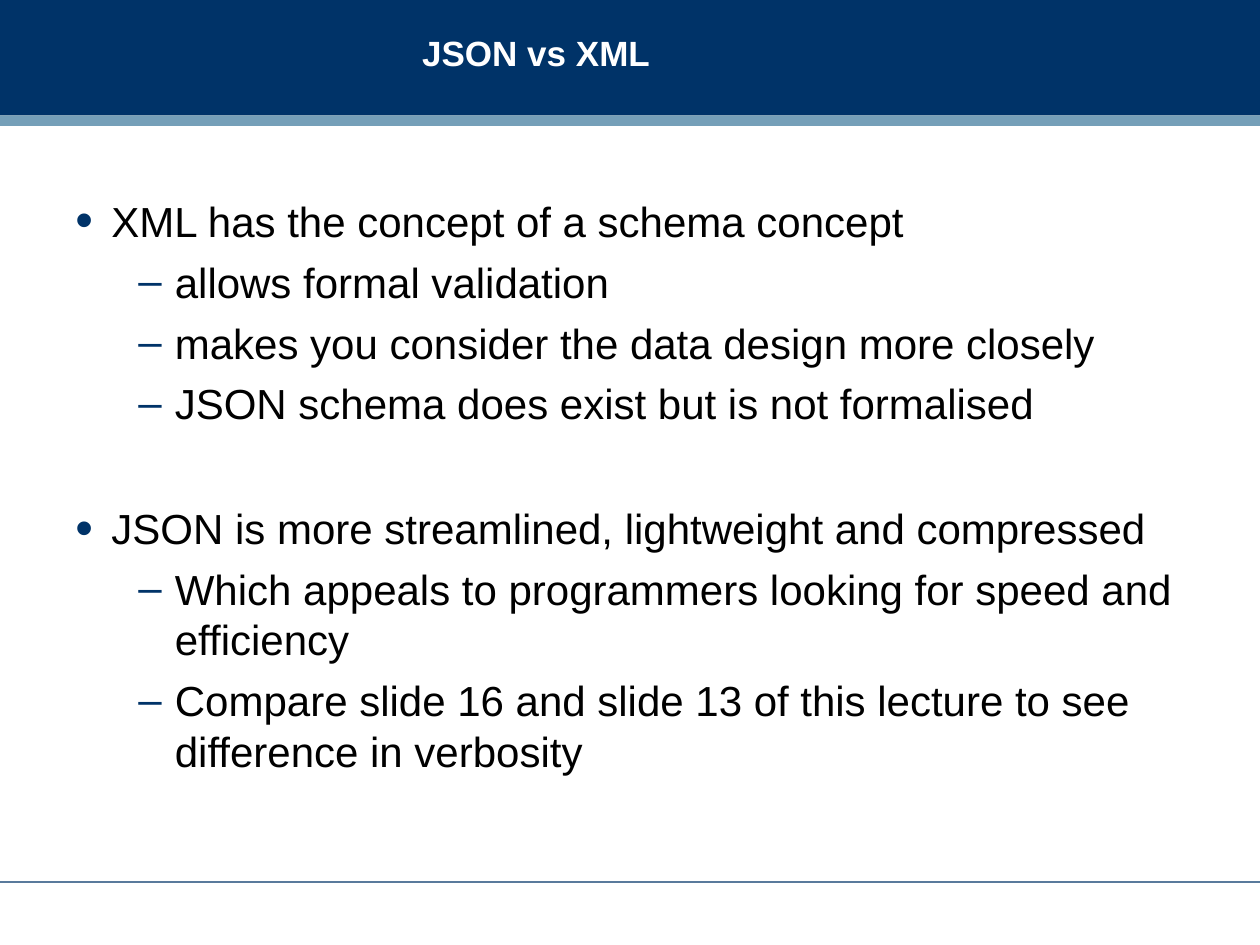
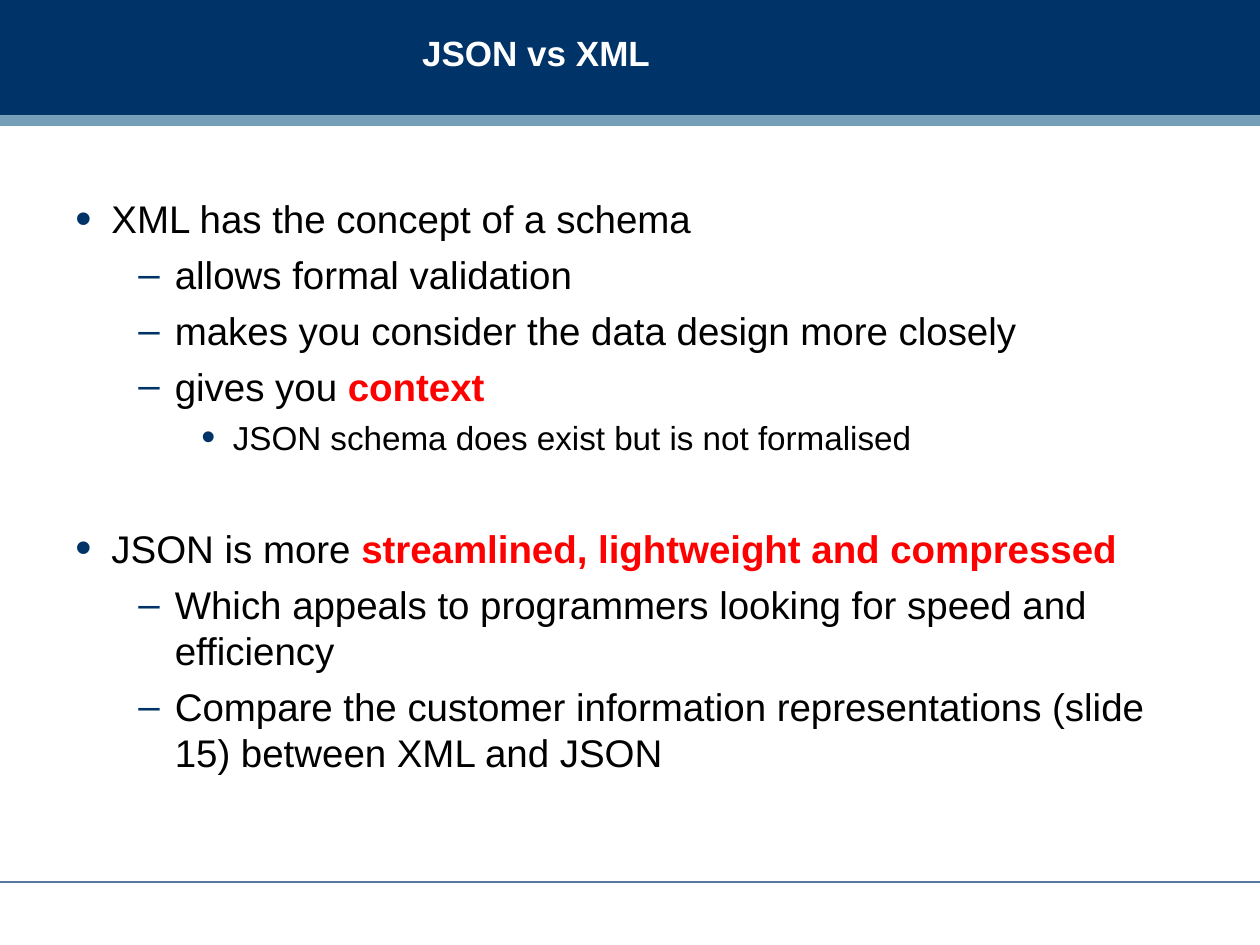
Before and after one commit to dreamind/ix, a slide deck: slide 19 of lectures/representing-data/json.ppt. Drawn at 1260x945 pixels with LibreOffice and Linux fonts; fonts in the diff are those of the drawing; background and template pictures are left out. Boxes give left, top, right and bottom in pixels: in the first picture for what was removed or moved away, otherwise in the second. Text is boxed around its words. In the diff, an @@ line names an element or a change of style, - is before the commit and + after.

Commit message:
final tweaking of JSON slides

```diff
--- a/lectures/representing-data/json.ppt
+++ b/lectures/representing-data/json.ppt
@@ text at (x1=111, y1=205, x2=691, y2=241): text changed; size 24 to 22 pt @@
-• XML has the concept of a schema concept
+• XML has the concept of a schema
@@ text at (x1=111, y1=261, x2=1116, y2=672): size 24 to 22 pt in "allows formal validation", "makes you consider the data design more ...", "JSON is more streamlined, lightweight and compressed", "Which appeals to programmers looking for speed ..."; size 24 to 19 pt in "JSON schema does exist but is not ..."; text colour #000000 to #FF0000, bold on in "streamlined, lightweight and compressed"; bullet – to •; list level 2 to 3 in "JSON schema does exist but ..." @@
@@ text at (x1=175, y1=373, x2=485, y2=408): paragraph added @@
+  – gives you context
@@ text at (x1=175, y1=693, x2=1144, y2=774): text changed; size 24 to 22 pt @@
-  – Compare slide 16 and slide 13 of this lecture to see difference in verbosity
+  – Compare the customer information representations (slide 15) between XML and JSON
```
Also in this commit, not shown: 12 other slides changed, 2 slides added.
